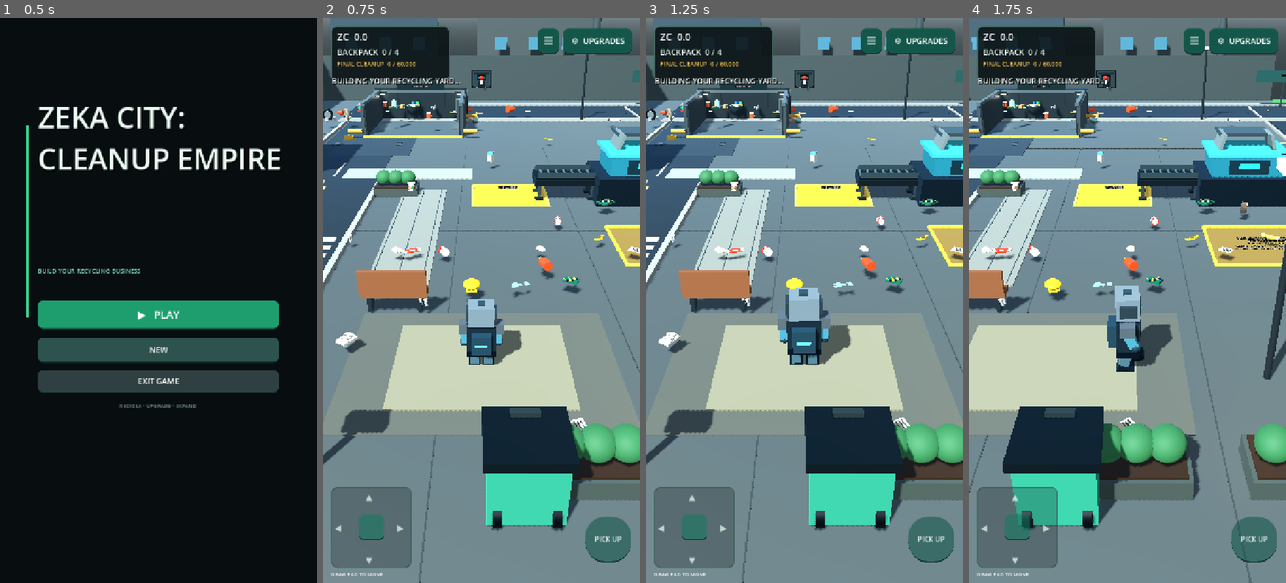
Above: before the commit, frames 1-4 (left to right).
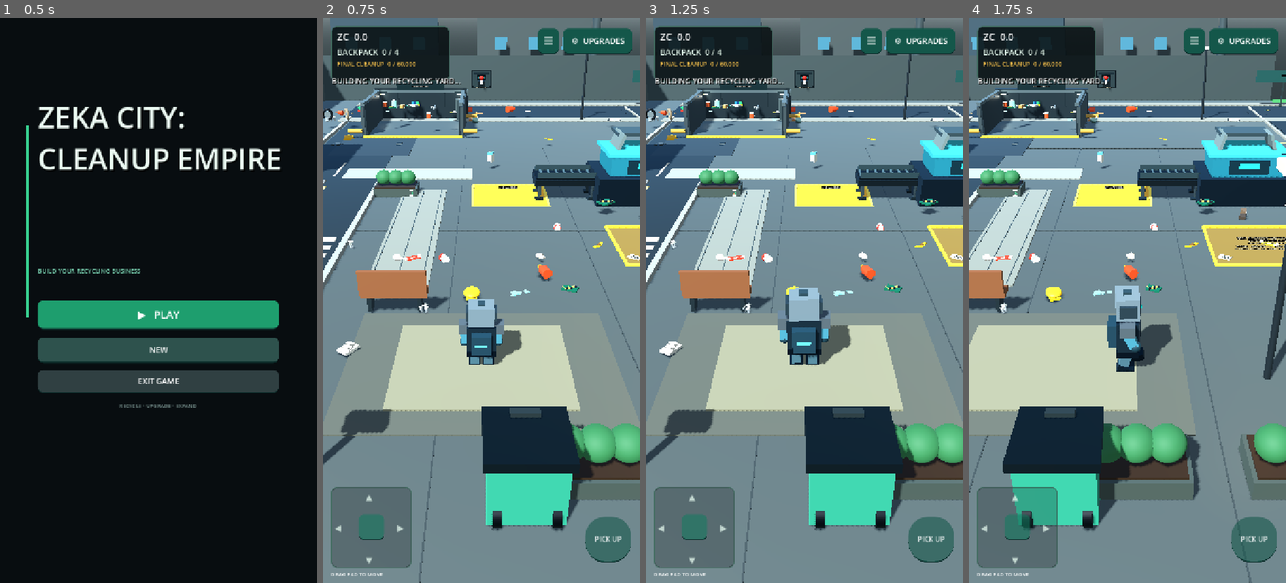
Above: after the commit, the same moments.

Repository: zekainstabot/trash-empire
Game: Godot game, scene res://Scenes/Main.tscn
The game is run twice, just before and just after one commit, with the same random seed, the same clock (stepped at 60 frames per second) and the same inputs.
Inputs (mouse positions are in pixels of both pictures, inside the frame that each line leads up to):
- Up to frame 1 (0.5 s): no input
- Up to frame 2 (0.75 s): click "▶ PLAY" at 0.5 s
- Up to frame 3 (1.25 s): no input
- Up to frame 4 (1.75 s): move the mouse to (1197, 272) at 1.27 s; hold D (move_right) from 1.28 s (still down); click (1197, 272) at 1.42 s

Frame 1 is identical in both runs. In frame 2, 1.4% of the frame differs, in the area x 4-100%, y 28-73%; in frame 3, 1.3%; in frame 4, 1.4%.

Commit message:
Place spawned trash directly on the ground

Diff:
--- a/Scripts/main.gd
+++ b/Scripts/main.gd
@@ -1933,7 +1933,7 @@
 	for i in range(amount):
 		var item := Node3D.new()
 		item.set_script(TRASH_SCRIPT)
-		item.position = Vector3(rng.randf_range(-13.0, 110.0), 0.34, rng.randf_range(-29.0, 29.0))
+		item.position = Vector3(rng.randf_range(-13.0, 110.0), 0.05, rng.randf_range(-29.0, 29.0))
 		add_child(item)
 		trash_nodes.append(item)
 
@@ -2941,7 +2941,7 @@
 	for i in range(amount):
 		var item := Node3D.new()
 		item.set_script(TRASH_SCRIPT)
-		item.position = Vector3(rng.randf_range(-7.7, -1.9), 0.34, rng.randf_range(-25.3, -19.7))
+		item.position = Vector3(rng.randf_range(-7.7, -1.9), 0.05, rng.randf_range(-25.3, -19.7))
 		add_child(item)
 		trash_nodes.append(item)
 		spawned += 1
@@ -3072,7 +3072,7 @@
 		while attempts < 40:
 			var angle := rng.randf_range(0.0, TAU)
 			var radius := sqrt(rng.randf()) * 9.5
-			spawn_point = Vector3(32.0 + cos(angle) * radius, 0.34 + rng.randf_range(0.0, 0.12), sin(angle) * radius)
+			spawn_point = Vector3(32.0 + cos(angle) * radius, 0.05 + rng.randf_range(0.0, 0.02), sin(angle) * radius)
 			if _is_clear_trash_spawn(spawn_point):
 				break
 			attempts += 1
@@ -3097,7 +3097,7 @@
 	var attempts := 0
 	while spawned < amount and attempts < amount * 100:
 		attempts += 1
-		var point := Vector3(rng.randf_range(-11.5, max_city_x), 0.34, rng.randf_range(-31.0, 31.0))
+		var point := Vector3(rng.randf_range(-11.5, max_city_x), 0.05, rng.randf_range(-31.0, 31.0))
 		if not _is_clear_trash_spawn(point):
 			continue
 		var item := Node3D.new()
@@ -3140,10 +3140,10 @@
 		max_x = 43.5
 	elif yard_stage >= 3:
 		max_x = 107.5
-	var point := Vector3(rng.randf_range(-11.5, max_x), 0.34, rng.randf_range(-10.0, 11.5))
+	var point := Vector3(rng.randf_range(-11.5, max_x), 0.05, rng.randf_range(-10.0, 11.5))
 	var attempts := 0
 	while not _is_clear_trash_spawn(point) and attempts < 60:
-		point = Vector3(rng.randf_range(-11.5, max_x), 0.34, rng.randf_range(-10.0, 11.5))
+		point = Vector3(rng.randf_range(-11.5, max_x), 0.05, rng.randf_range(-10.0, 11.5))
 		attempts += 1
 	return point
 
